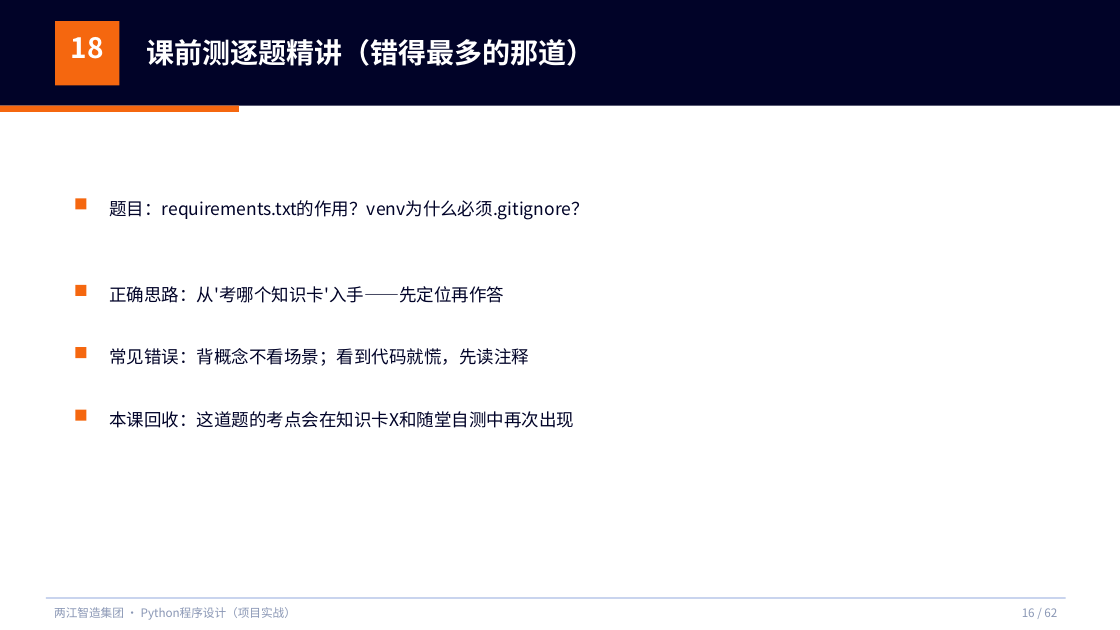
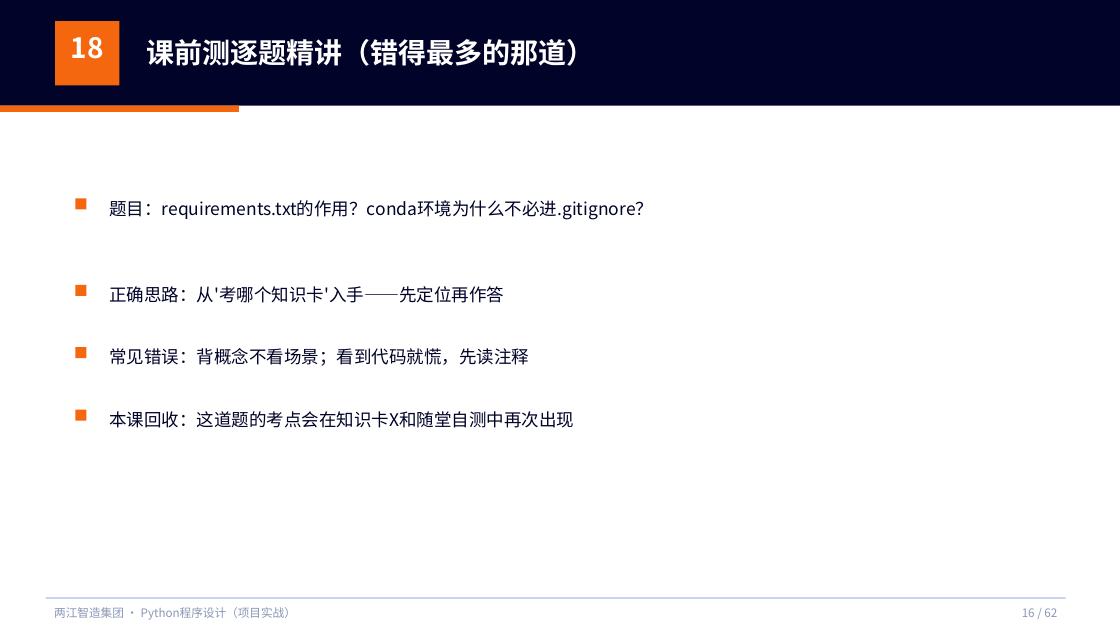
Before and after one commit to tianqiongenze/ai-course-teaching-resources, a slide deck: slide 16 of 03-Python程序设计-项目实战/V2授课PPT/W02-第3次课-像企业团队一样写代码.pptx. Drawn at 1120x630 pixels with LibreOffice and Linux fonts; fonts in the diff are those of the drawing. Boxes give left, top, right and bottom in pixels: in the first picture for what was removed or moved away, otherwise in the second. Text is boxed around its words. In the diff, an @@ line names an element or a change of style, - is before the commit and + after.

```diff
--- a/03-Python程序设计-项目实战/V2授课PPT/W02-第3次课-像企业团队一样写代码.pptx
+++ b/03-Python程序设计-项目实战/V2授课PPT/W02-第3次课-像企业团队一样写代码.pptx
@@ text at (109, 200, 653, 220): text changed @@
-题目：requirements.txt的作用？venv为什么必须.gitignore？
+题目：requirements.txt的作用？conda环境为什么不必进.gitignore？
```
Also in this commit, not shown: 14 other slides changed, 14 other files.
